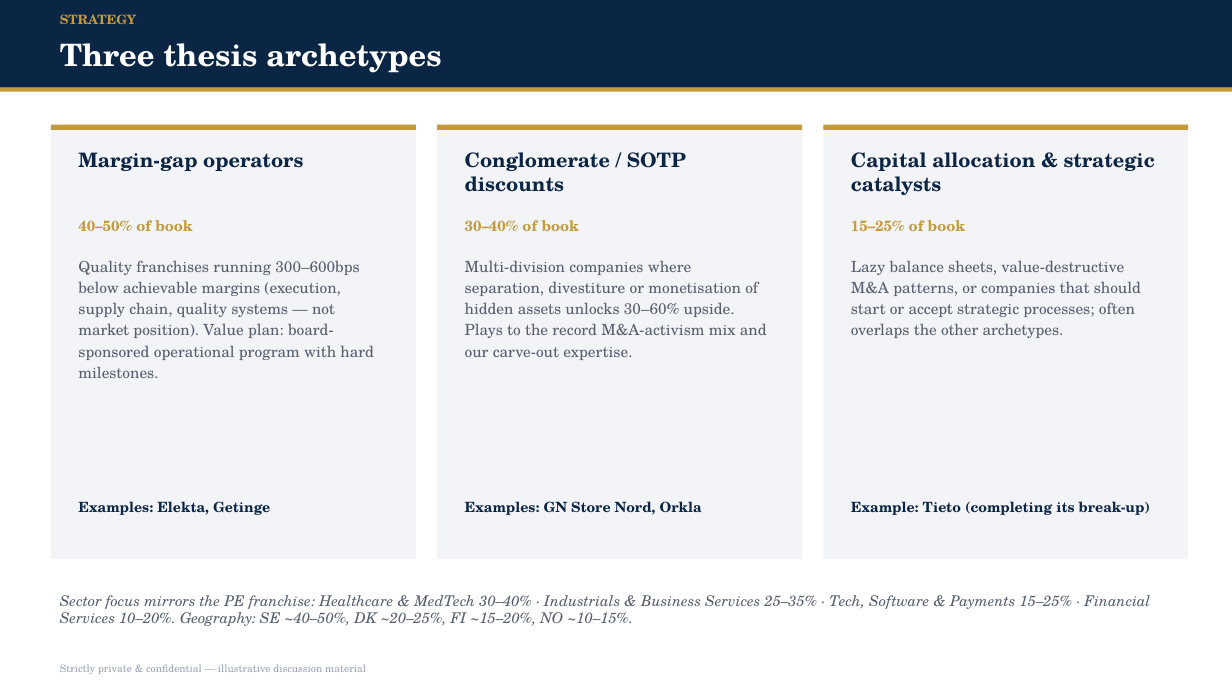
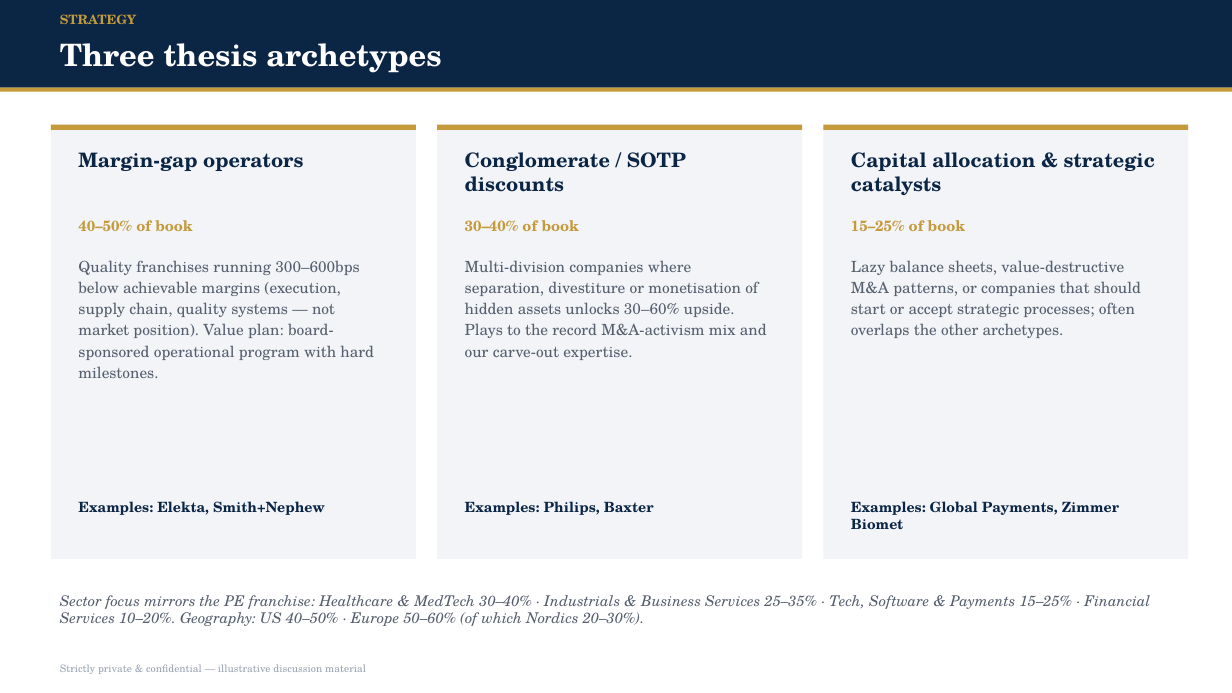
Before and after one commit to knutnyman/knutnyman, a slide deck: slide 7 of nordic-capital-activism-pitch/Nordic_Capital_Engaged_Equities_Deck.pptx. Drawn at 1232x693 pixels with LibreOffice and Linux fonts; fonts in the diff are those of the drawing. Boxes give left, top, right and bottom in pixels: in the first picture for what was removed or moved away, otherwise in the second. Text is boxed around its words. In the diff, an @@ line names an element or a change of style, - is before the commit and + after.

```diff
--- a/nordic-capital-activism-pitch/Nordic_Capital_Engaged_Equities_Deck.pptx
+++ b/nordic-capital-activism-pitch/Nordic_Capital_Engaged_Equities_Deck.pptx
@@ text at (x1=78, y1=501, x2=325, y2=515): text changed @@
-Examples: Elekta, Getinge
+Examples: Elekta, Smith+Nephew
@@ text at (x1=465, y1=501, x2=654, y2=515): text changed @@
-Examples: GN Store Nord, Orkla
+Examples: Philips, Baxter
@@ text at (x1=851, y1=501, x2=1119, y2=529): text changed @@
-Example: Tieto (completing its break-up)
+Examples: Global Payments, Zimmer Biomet
@@ text at (x1=60, y1=595, x2=1150, y2=626): text changed @@
-Sector focus mirrors the PE franchise: Healthcare & MedTech 30–40% · Industrials & Business Services 25–35% · Tech, Software & Payments 15–25% · Financial Services 10–20%. Geography: SE ~40–50%, DK ~20–25%, FI ~15–20%, NO ~10–15%.
+Sector focus mirrors the PE franchise: Healthcare & MedTech 30–40% · Industrials & Business Services 25–35% · Tech, Software & Payments 15–25% · Financial Services 10–20%. Geography: US 40–50% · Europe 50–60% (of which Nordics 20–30%).
```
Also in this commit, not shown: 13 other slides changed, 1 slide added, 1 slide removed, 3 other files.
